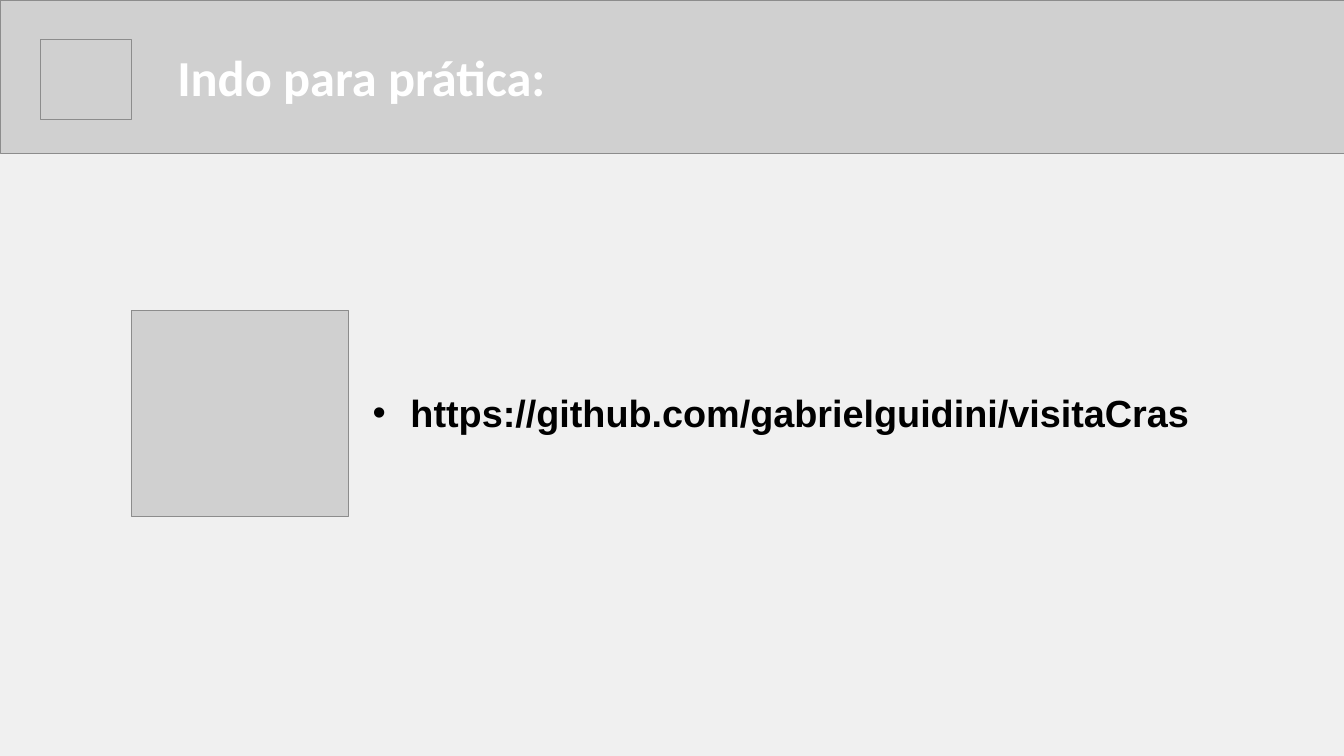
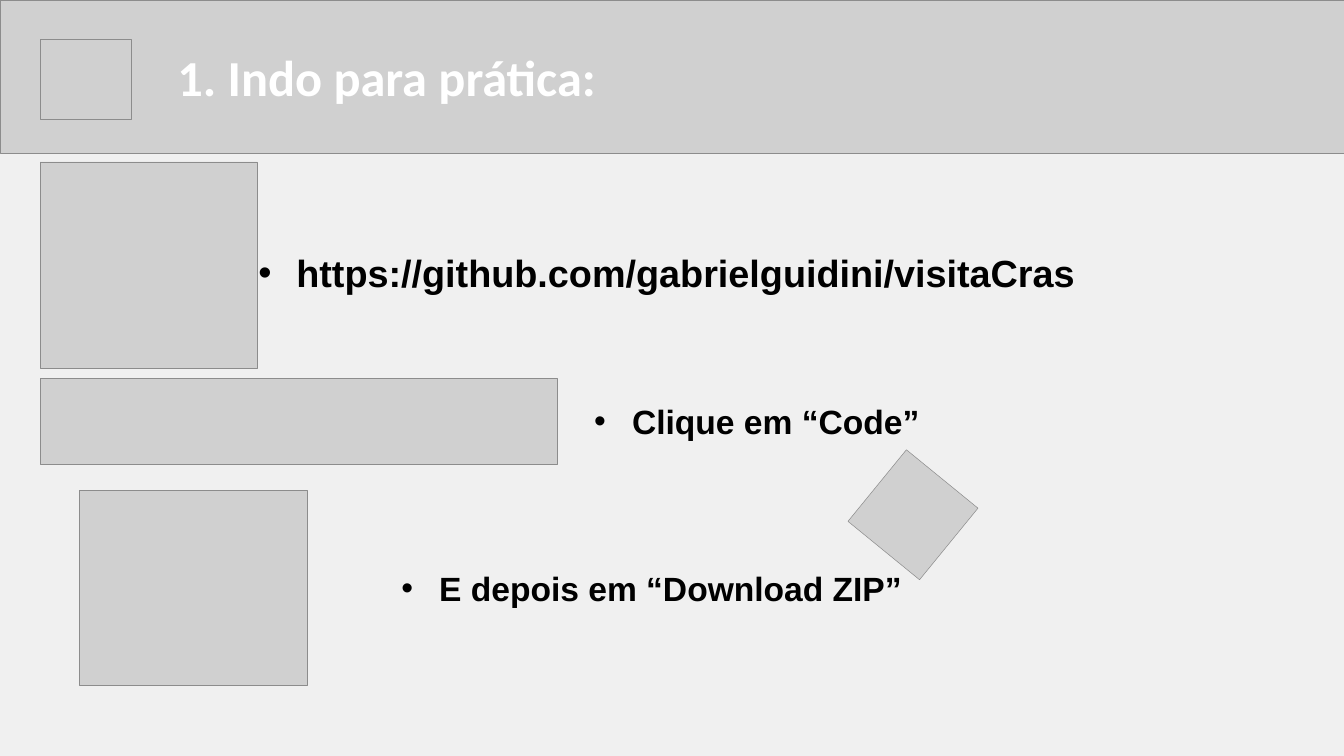
Before and after one commit to gabrielguidini/visitaCras, a slide deck: slide 5 of visitacras.pptx. Drawn at 1344x756 pixels with LibreOffice and Linux fonts; fonts in the diff are those of the drawing; grey boxes stand for pictures. Boxes give left, top, right and bottom in pixels: in the first picture for what was removed or moved away, otherwise in the second. Text is boxed around its words. In the diff, an @@ line names an element or a change of style, - is before the commit and + after.

Commit message:
visitacrass

```diff
--- a/visitacras.pptx
+++ b/visitacras.pptx
@@ text at [177, 61, 595, 104]: text changed @@
-Indo para prática:
+1. Indo para prática:
@@ picture: place and size @@
-picture at [132, 310, 349, 516]
+picture at [40, 162, 258, 368]
@@ text "https://github.com/gabrielguidini/visitaCras": place and size @@
-text "https://github.com/gabrielguidini/visitaCras" at [410, 399, 1188, 435]
+text "https://github.com/gabrielguidini/visitaCras" at [296, 259, 1074, 295]
@@ picture added at [40, 379, 557, 465] @@
@@ text added at [632, 409, 920, 440], 48 pt, text #000000, bold @@
+• Clique em “Code”
@@ picture added at [848, 450, 978, 580] @@
@@ picture added at [80, 491, 307, 686] @@
@@ text added at [439, 576, 902, 607], 48 pt, text #000000, bold @@
+• E depois em “Download ZIP”
```
Also in this commit, not shown: 1 slide added.
